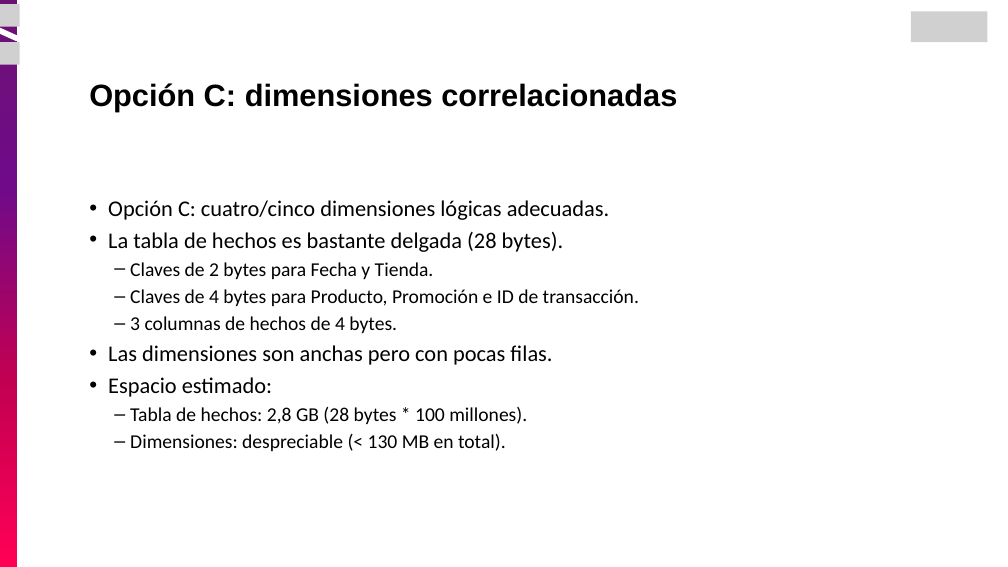
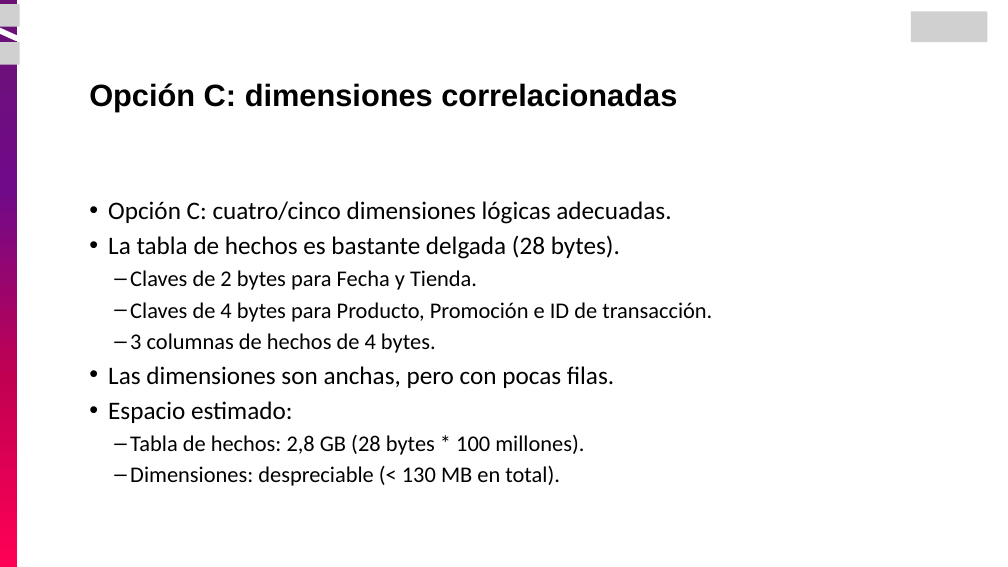
Before and after one commit to pariasm97/curso-ingenieria-de-datos, a slide deck: slide 86 of modulo-02_bases_datos/02_Bodegas de Datos - Intro Redshift/01_Bodegas de Datos.pptx (slide 76 before the commit). Drawn at 1008x567 pixels with LibreOffice and Linux fonts; fonts in the diff are those of the drawing; grey boxes stand for pictures. Boxes give left, top, right and bottom in pixels: in the first picture for what was removed or moved away, otherwise in the second. Text is boxed around its words. In the diff, an @@ line names an element or a change of style, - is before the commit and + after.

Commit message:
Add example of  logical design

```diff
--- a/modulo-02_bases_datos/02_Bodegas de Datos - Intro Redshift/01_Bodegas de Datos.pptx
+++ b/modulo-02_bases_datos/02_Bodegas de Datos - Intro Redshift/01_Bodegas de Datos.pptx
@@ text at (108,201,712,486): size 32 to 36 pt in "Opción C: cuatro/cinco dimensiones lógicas adecuadas.", "La tabla de hechos es bastante delgada ...", "Espacio estimado:"; size 28 to 32 pt in "Claves de 2 bytes para Fecha y ...", "Claves de 4 bytes para Producto, Promoción ...", "3 columnas de hechos de 4 bytes.", "Tabla de hechos: 2,8 GB (28 bytes ..." and 1 more places @@
@@ text at (108,366,614,388): text changed; size 32 to 36 pt @@
-• Las dimensiones son anchas pero con pocas filas.
+• Las dimensiones son anchas, pero con pocas filas.
```
Also in this commit, not shown: 22 other slides changed, 13 slides added.
